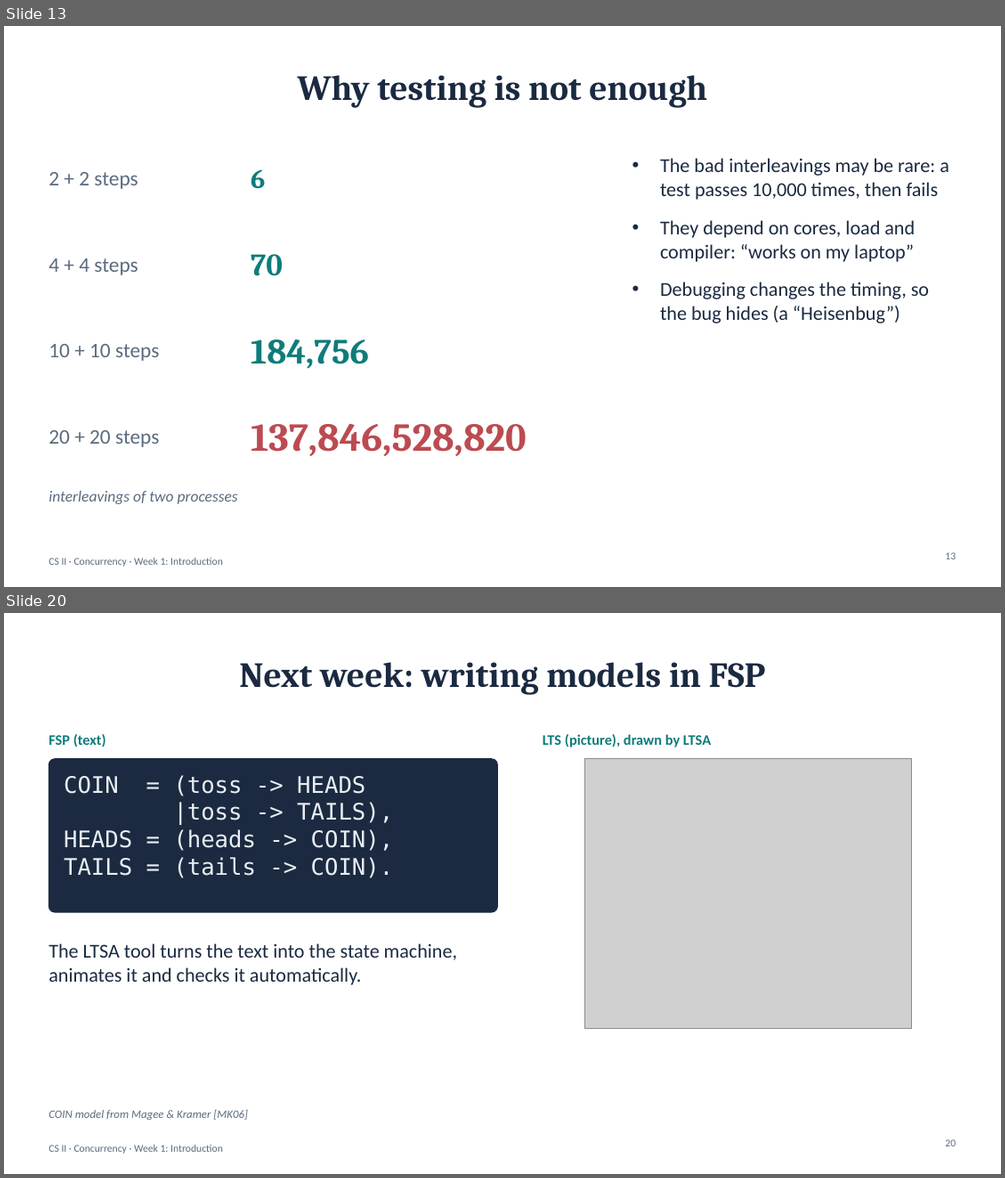
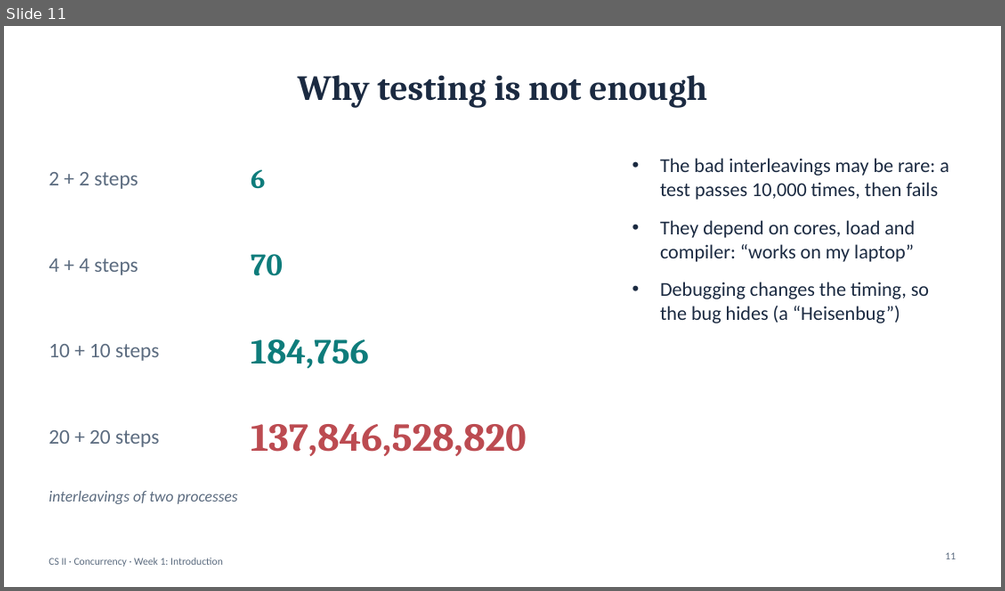
Before and after one commit to Beb200/okbu-progarming-nootbook, a slide deck: concurrency/course/week1-introduction/week1-slides.pptx. Shown one above the other, each under a label of ours: slides 13 and 20 before the commit, slide 11 after it; the slides between them are not shown. The pictures are 1005x1178 and 1005x591 pixels, drawn with LibreOffice and Linux fonts; fonts in the diff are those of the drawing; grey boxes stand for pictures. Boxes give left, top, right and bottom in pixels: in the first picture for what was removed or moved away, otherwise in the second. Text is boxed around its words. In the diff, an @@ line names an element or a change of style, - is before the commit and + after.

Commit message:
Update concurrency materials: Weeks 1 and 2 (100-minute in-class version)
Week 1 revised and Week 2 added under concurrency/course/: talk slides,
tutorial handouts, in-class exercises (Maven starter projects), optional
challenge projects, and the Week 2 demos. FSP/LTSA removed in favour of
hand-drawn state diagrams.

```diff
--- a/concurrency/course/week1-introduction/week1-slides.pptx
+++ b/concurrency/course/week1-introduction/week1-slides.pptx
@@ slide 20 removed at bbox=[4, 613, 1001, 1174], background #FFFFFF; not listed: 1 template element that a slide beside it also shows @@
@@ title removed at bbox=[239, 662, 765, 695] @@
-Next week: writing models in FSP
@@ text removed at bbox=[48, 734, 106, 747] @@
-FSP (text)
@@ text removed at bbox=[542, 734, 711, 747] @@
-LTS (picture), drawn by LTSA
@@ rounded rectangle removed at bbox=[48, 759, 498, 912] @@
@@ picture removed at bbox=[585, 759, 912, 1028] @@
@@ text removed at bbox=[64, 775, 394, 878] @@
-COIN = (toss -> HEADS
-|toss -> TAILS),
-HEADS = (heads -> COIN),
-TAILS = (tails -> COIN).
@@ text removed at bbox=[48, 943, 457, 985] @@
-The LTSA tool turns the text into the state machine, animates it and checks it automatically.
@@ text removed at bbox=[48, 1109, 248, 1119] @@
-COIN model from Magee & Kramer [MK06]
@@ page number removed at bbox=[945, 1139, 955, 1146] @@
-20
@@ what was slide 13 is now slide 11 @@
@@ page number at bbox=[945, 552, 955, 559]: text changed @@
-13
+11
```
Also in this commit, not shown: 4 slides changed, 2 slides added, 11 other slides removed, 32 other files.
